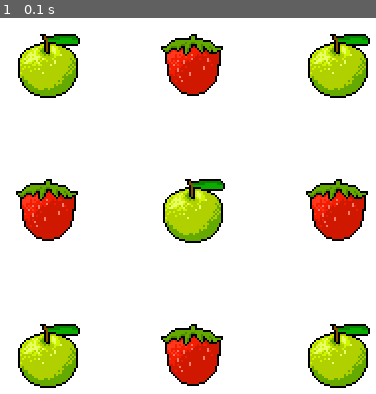
Above: before the commit, frame 1.
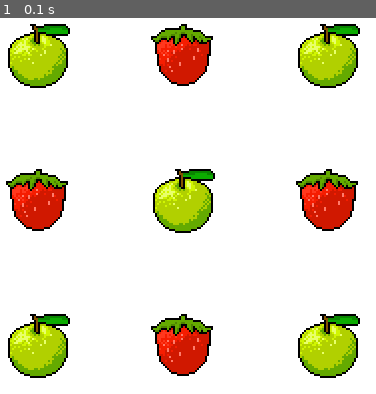
Above: after the commit, the same moment.

Repository: Joshkaki00/pygame-tutorial
Game: pygame game, started from game.py
The game is run twice, just before and just after one commit, with the same random seed, the same clock (stepped at 60 frames per second) and the same inputs.
Inputs:
- Up to frame 1 (0.1 s): no input

The runs differ from the first frame. In frame 1, 20% of the frame differs, in the area x 1-99%, y 1-99%.

Commit message:
updated pygame

Diff:
--- a/game.py
+++ b/game.py
@@ -23,7 +23,7 @@
 strawberry_image = 'strawberry.png'
 
 # Grid setup
-start_x, start_y = 75, 75
+start_x, start_y = 65, 65
 spacing = 145
 
 # List to hold all GameObjects on grid
